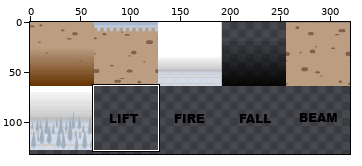
One commit to this sprite sheet: resources/img/tilesheet.png. Above: a wide view before the commit, with the close-up outlined.
Close-up. The starting point:
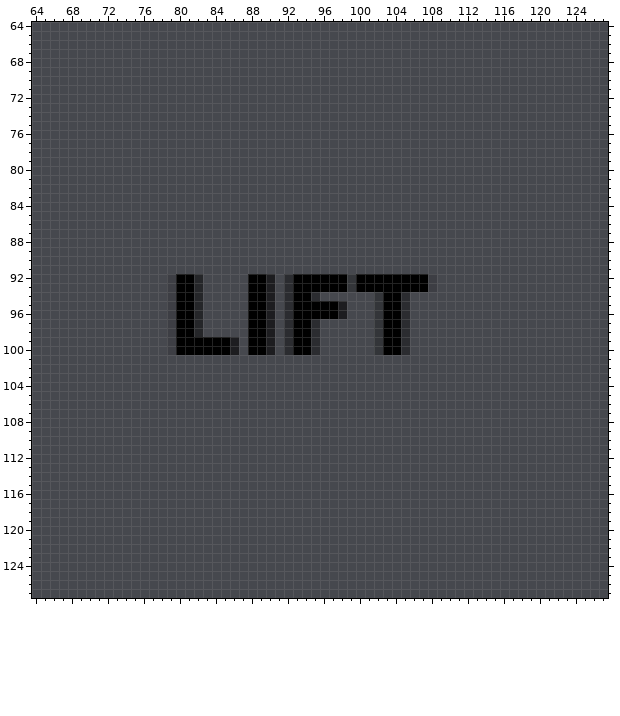
The file is 320x256 pixels. Pixels under 10% opacity are left out. Colours within 5 levels of each other are drawn and written as one. Shown: x 64..127, y 64..127. The wide view leaves out empty margins.
Once edited:
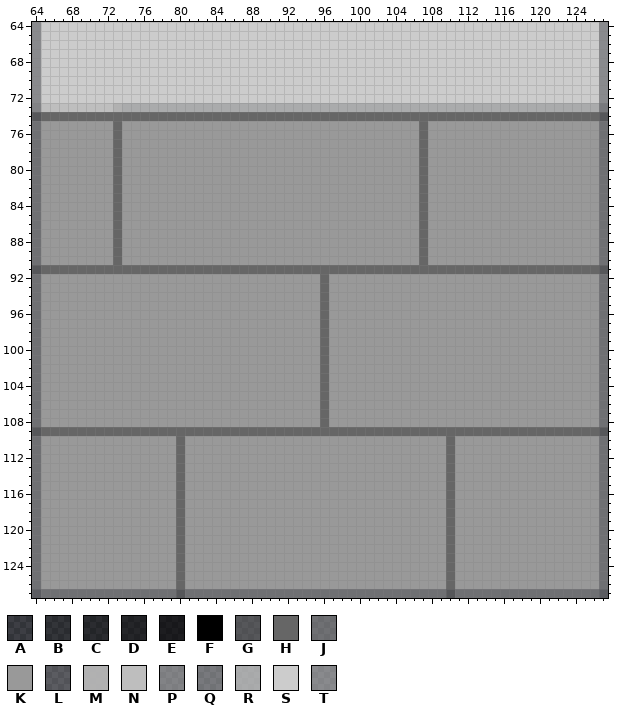
Palette (. is transparent): A #00000022  B #00000045  C #00000063  D #00000078  E #00000097  F #000000  G #6666667f  H #666666  J #9999997f  K #999999  L #9a9a9a3f  M #b8b8b8ef  N #bebebe  P #bfbfbf7f  Q #cccccc5f  R #ccccccbf  S #cccccc  T #cdcdcd7f
What changed:
y 64..72: x 64..127 ................................................................ -> TSSSSSSSSSSSSSSSSSSSSSSSSSSSSSSSSSSSSSSSSSSSSSSSSSSSSSSSSSSSSSST
y 73: x 64..127 ................................................................ -> PNNNNNNNNMRRRRRRRRRRRRRRRRRRRRRRRRRRRRRRRRRRRRRRRRRRRRRRRRRRRRRQ
y 74: x 64..127 ................................................................ -> GHHHHHHHHHHHHHHHHHHHHHHHHHHHHHHHHHHHHHHHHHHHHHHHHHHHHHHHHHHHHHHG
y 75..90: x 64..127 ................................................................ -> JKKKKKKKKHKKKKKKKKKKKKKKKKKKKKKKKKKKKKKKKKKHKKKKKKKKKKKKKKKKKKKJ
y 91: x 64..127 ................................................................ -> GHHHHHHHHHHHHHHHHHHHHHHHHHHHHHHHHHHHHHHHHHHHHHHHHHHHHHHHHHHHHHHG
y 92..93: x 64..127 ...............AFFD.....FFE.CFFFFFFBFFFFFFFFA................... -> JKKKKKKKKKKKKKKKKKKKKKKKKKKKKKKKHKKKKKKKKKKKKKKKKKKKKKKKKKKKKKKJ
y 94: x 64..127 ...............AFFD.....FFE.CFFC......BFFC...................... -> JKKKKKKKKKKKKKKKKKKKKKKKKKKKKKKKHKKKKKKKKKKKKKKKKKKKKKKKKKKKKKKJ
y 95..96: x 64..127 ...............AFFD.....FFE.CFFFFFE...BFFC...................... -> JKKKKKKKKKKKKKKKKKKKKKKKKKKKKKKKHKKKKKKKKKKKKKKKKKKKKKKKKKKKKKKJ
y 97..98: x 64..127 ...............AFFD.....FFE.CFFC......BFFC...................... -> JKKKKKKKKKKKKKKKKKKKKKKKKKKKKKKKHKKKKKKKKKKKKKKKKKKKKKKKKKKKKKKJ
y 99..100: x 64..127 ...............AFFFFFFE.FFE.CFFC......BFFC...................... -> JKKKKKKKKKKKKKKKKKKKKKKKKKKKKKKKHKKKKKKKKKKKKKKKKKKKKKKKKKKKKKKJ
y 101..108: x 64..127 ................................................................ -> JKKKKKKKKKKKKKKKKKKKKKKKKKKKKKKKHKKKKKKKKKKKKKKKKKKKKKKKKKKKKKKJ
y 109: x 64..127 ................................................................ -> GHHHHHHHHHHHHHHHHHHHHHHHHHHHHHHHHHHHHHHHHHHHHHHHHHHHHHHHHHHHHHHG
y 110..126: x 64..127 ................................................................ -> JKKKKKKKKKKKKKKKHKKKKKKKKKKKKKKKKKKKKKKKKKKKKKHKKKKKKKKKKKKKKKKJ
y 127: x 64..127 ................................................................ -> LJJJJJJJJJJJJJJJGJJJJJJJJJJJJJJJJJJJJJJJJJJJJJGJJJJJJJJJJJJJJJJL
Where, in picture pixels (left, top, right, bottom), the same in both close-ups:
changed: (32, 22, 608, 598)
